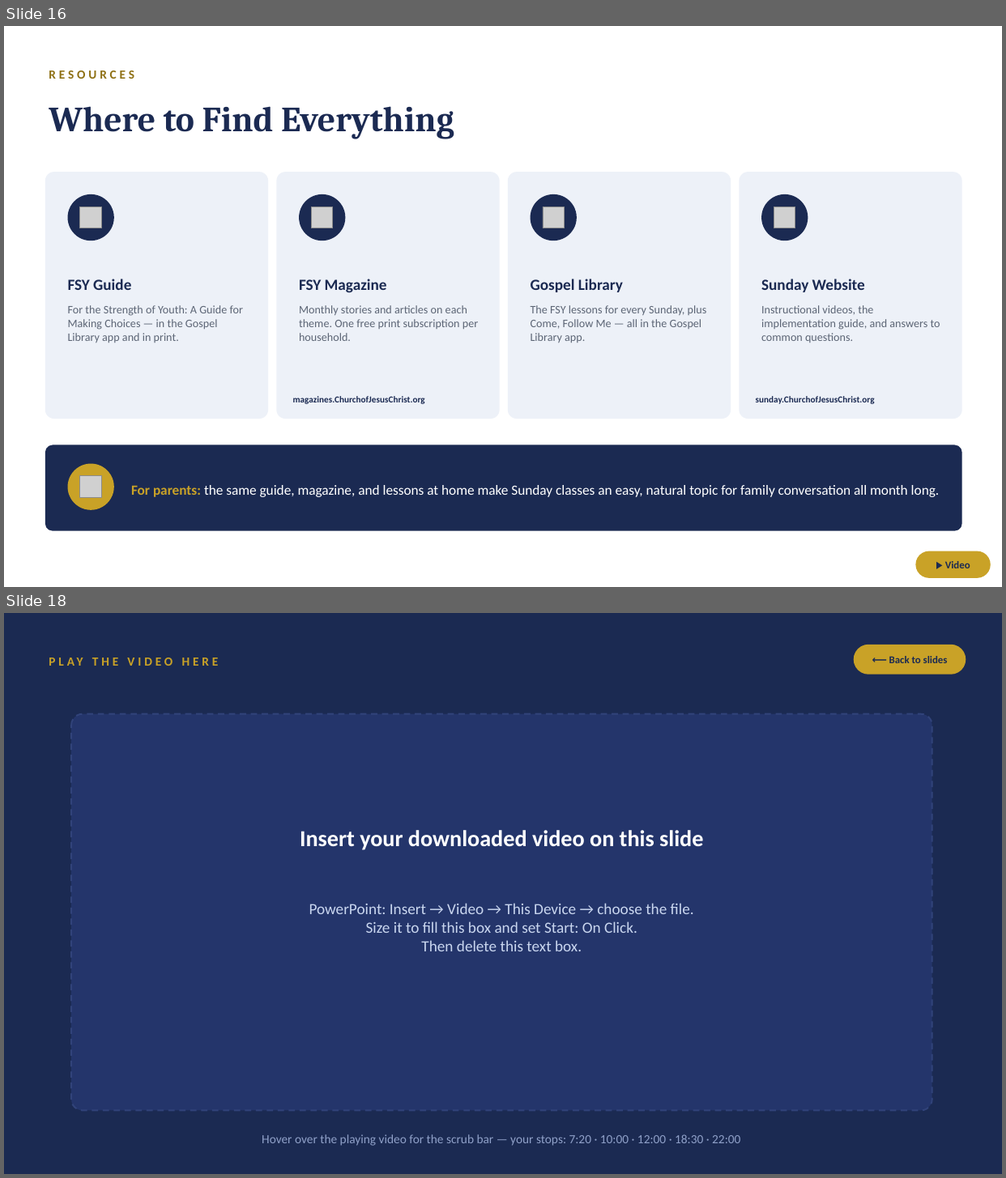
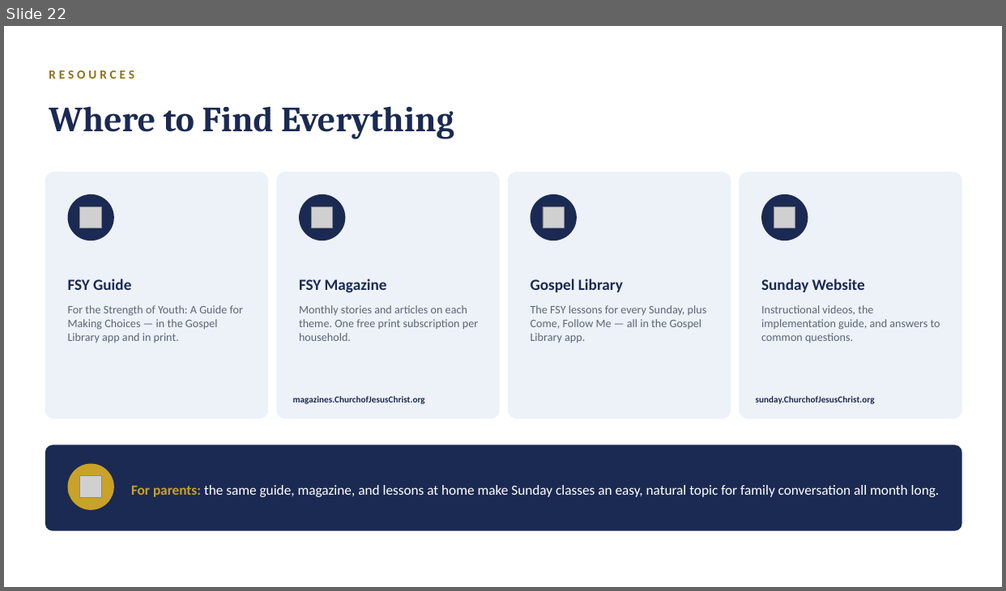
Before and after one commit to hblaylock1/parmagirlscamp, a slide deck: new-sunday-youth-curriculum.pptx. Shown one above the other, each under a label of ours: slides 16 and 18 before the commit, slide 22 after it; the slides between them are not shown. The pictures are 1006x1178 and 1006x591 pixels, drawn with LibreOffice and Linux fonts; fonts in the diff are those of the drawing; grey boxes stand for pictures. Boxes give left, top, right and bottom in pixels: in the first picture for what was removed or moved away, otherwise in the second. Text is boxed around its words. In the diff, an @@ line names an element or a change of style, - is before the commit and + after.

```diff
--- a/new-sunday-youth-curriculum.pptx
+++ b/new-sunday-youth-curriculum.pptx
@@ slide 18 removed at bbox=[4, 613, 1002, 1174], background #1B2A52 @@
@@ text removed at bbox=[49, 649, 955, 673] @@
-PLAY THE VIDEO HERE
@@ rounded rectangle removed at bbox=[854, 645, 966, 675] @@
-⟵ Back to slides
@@ rounded rectangle removed at bbox=[71, 714, 932, 1111] @@
@@ text removed at bbox=[300, 830, 703, 850] @@
-Insert your downloaded video on this slide
@@ text removed at bbox=[309, 903, 694, 952] @@
-PowerPoint: Insert → Video → This Device → choose the file.
-Size it to fill this box and set Start: On Click.
-Then delete this text box.
@@ text removed at bbox=[262, 1135, 740, 1146] @@
-Hover over the playing video for the scrub bar — your stops: 7:20 · 10:00 · 12:00 · 18:30 · 22:00
@@ what was slide 16 is now slide 22 @@
@@ slide 22 changed as well @@
@@ rounded rectangle removed at bbox=[916, 552, 991, 578] @@
-▶ Video
```
Also in this commit, not shown: 17 other slides changed, 5 slides added, 1 other slide removed, 1 other file.
